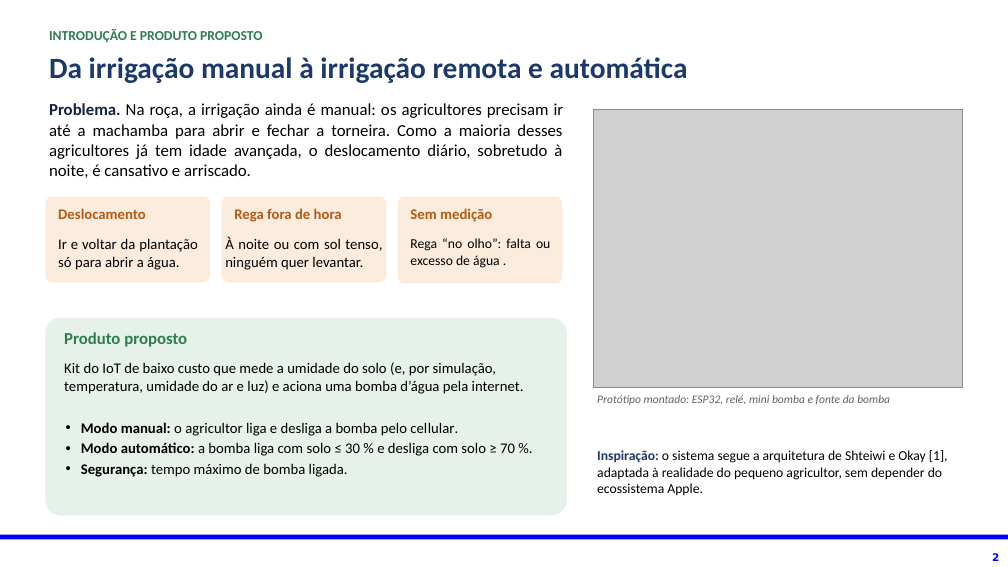
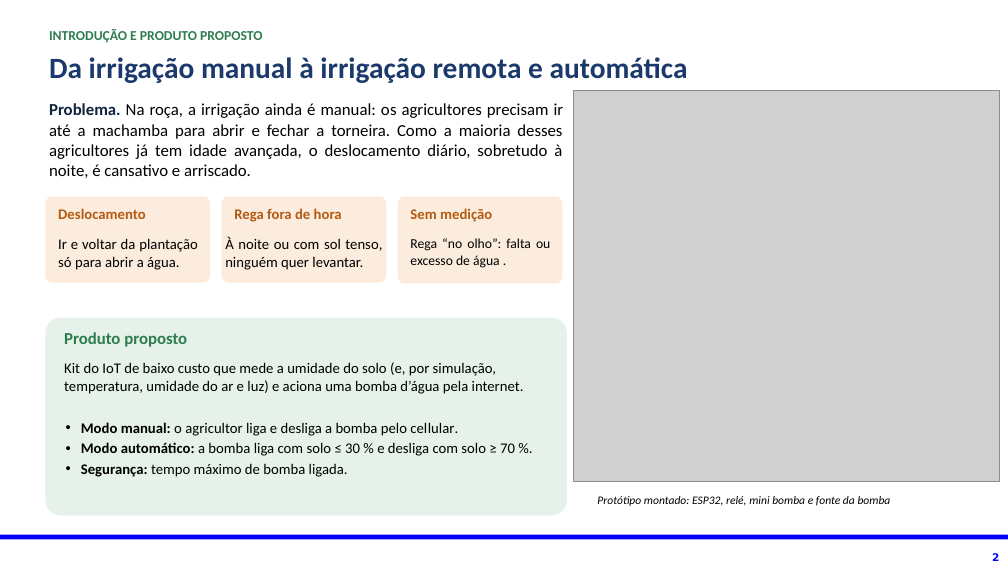
Before and after one commit to DianaJCM/TP546-Diana_1000-Batende_69, a slide deck: slide 2 of Trabalho_Final/Trabalho_Final_Io_Batende_Diana.pptx. Drawn at 1008x567 pixels with LibreOffice and Linux fonts; fonts in the diff are those of the drawing; grey boxes stand for pictures; background and template pictures are left out. Boxes give left, top, right and bottom in pixels: in the first picture for what was removed or moved away, otherwise in the second. Text is boxed around its words. In the diff, an @@ line names an element or a change of style, - is before the commit and + after.

```diff
--- a/Trabalho_Final/Trabalho_Final_Io_Batende_Diana.pptx
+++ b/Trabalho_Final/Trabalho_Final_Io_Batende_Diana.pptx
@@ picture: place and size @@
-picture at box(594, 110, 963, 388)
+picture at box(574, 91, 1000, 482)
@@ text removed at box(597, 450, 948, 496) @@
-Inspiração: o sistema segue a arquitetura de Shteiwi e Okay [1], adaptada à realidade do pequeno agricultor, sem depender do ecossistema Apple.
@@ text "Protótipo montado: ESP32, relé, mini ...": place and size @@
-text "Protótipo montado: ESP32, relé, mini ..." at box(597, 395, 890, 405)
+text "Protótipo montado: ESP32, relé, mini ..." at box(597, 496, 891, 506)
@@ text "Protótipo montado: ESP32, relé, mini ..." at box(597, 496, 891, 506): text colour #5B665E to #000000 @@
```
Also in this commit, not shown: 2 other slides changed, 2 slides added, 1 other file.
